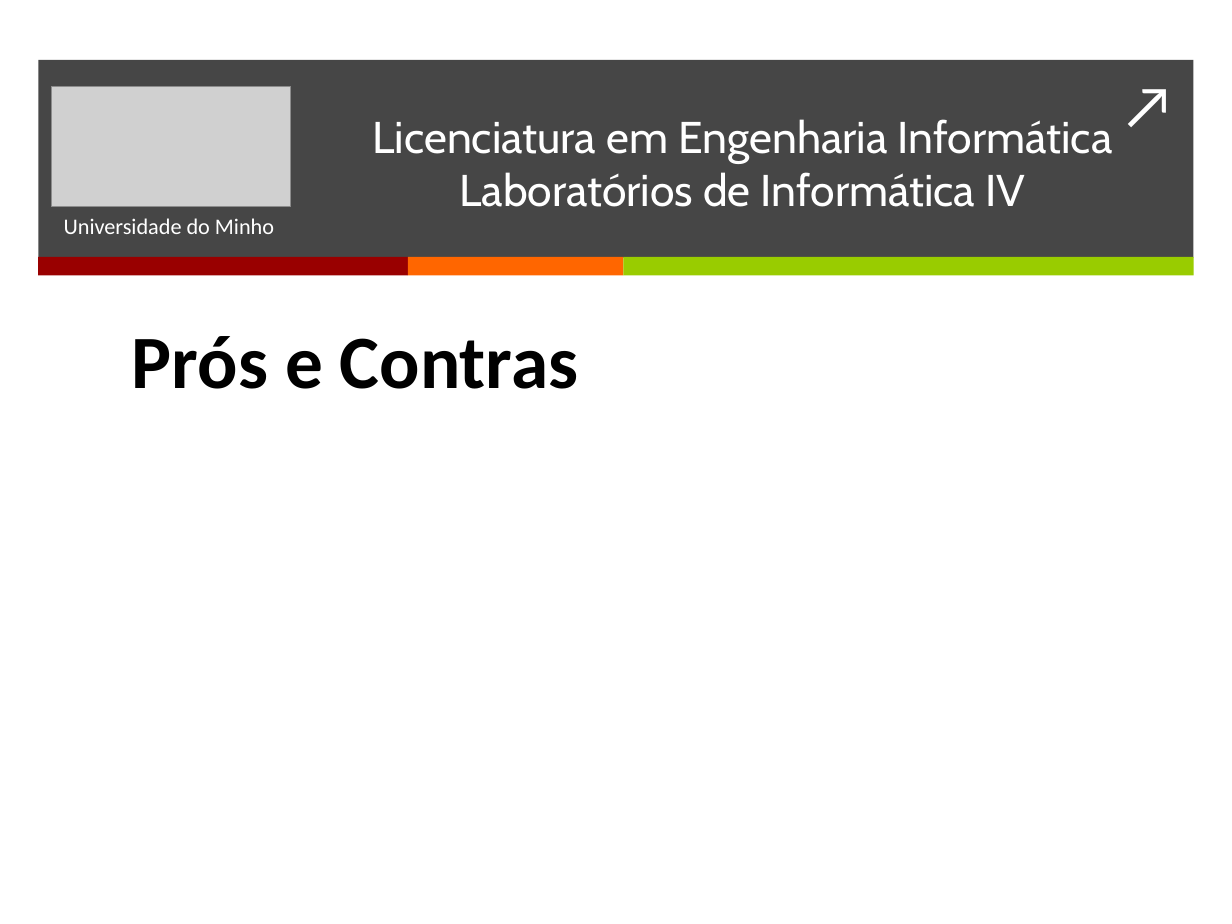
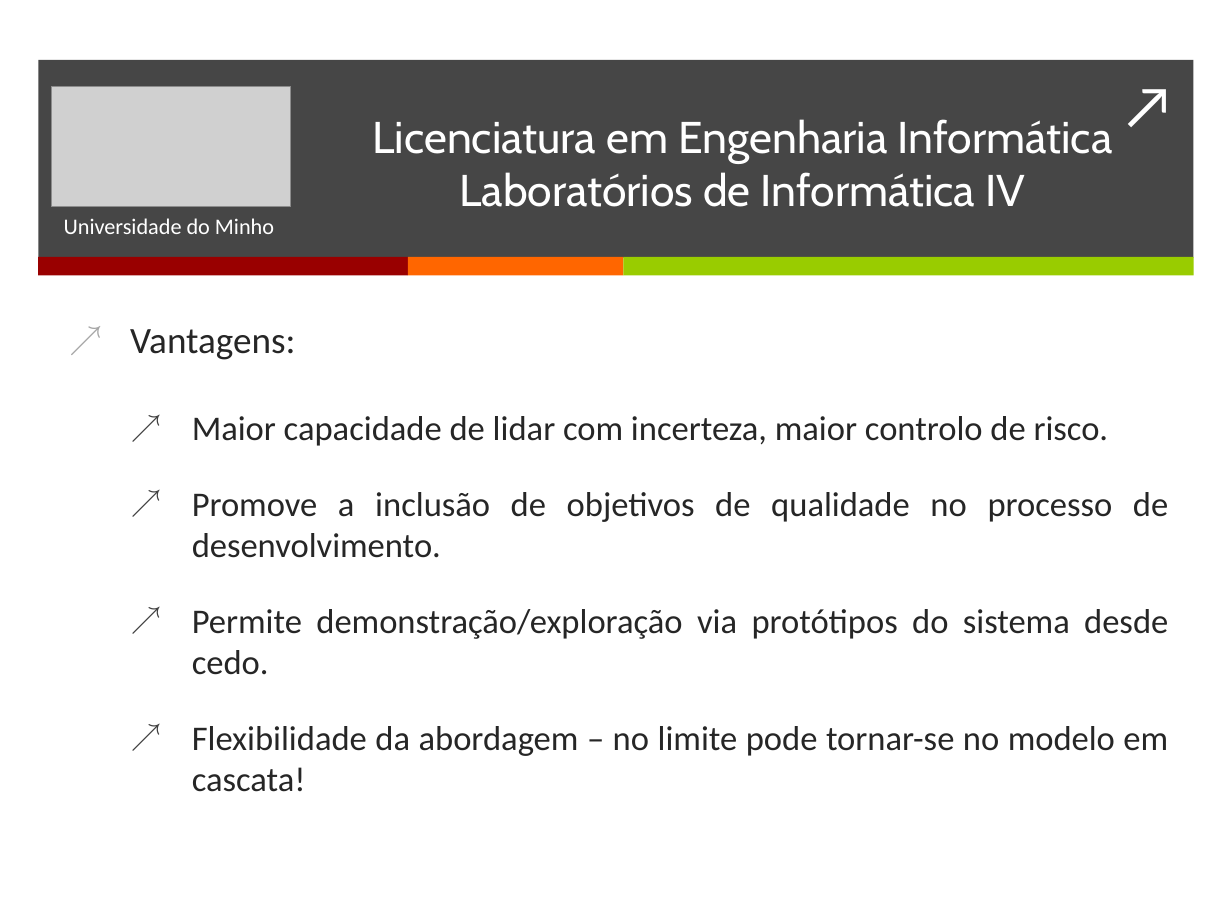
Before and after one commit to BrunoTorres/LI4, a slide deck: slide 8 of Apresentação/Apresentacao.pptx (slide 7 before the commit). Drawn at 1232x924 pixels with LibreOffice and Linux fonts; fonts in the diff are those of the drawing; grey boxes stand for pictures. Boxes give left, top, right and bottom in pixels: in the first picture for what was removed or moved away, otherwise in the second. Text is boxed around its words. In the diff, an @@ line names an element or a change of style, - is before the commit and + after.

```diff
--- a/Apresentação/Apresentacao.pptx
+++ b/Apresentação/Apresentacao.pptx
@@ text at (x1=130, y1=329, x2=1168, y2=792): text changed; size 44 to 20.1 pt; text colour #000000 to #262626; bold off @@
-Prós e Contras
+↗ Vantagens:
+  ↗ Maior capacidade de lidar com incerteza, maior controlo de risco.
+  ↗ Promove a inclusão de objetivos de qualidade no processo de desenvolvimento.
+  ↗ Permite demonstração/exploração via protótipos do sistema desde cedo.
+  ↗ Flexibilidade da abordagem – no limite pode tornar-se no modelo em cascata!
```
Also in this commit, not shown: 5 other slides changed.
